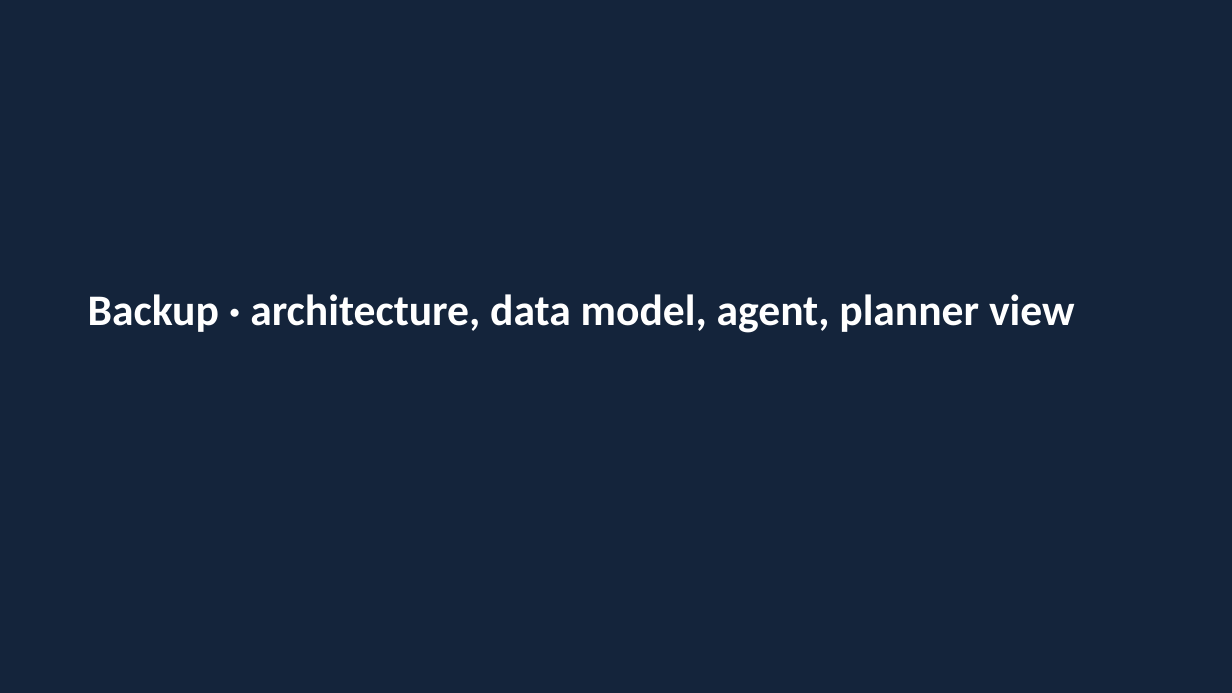
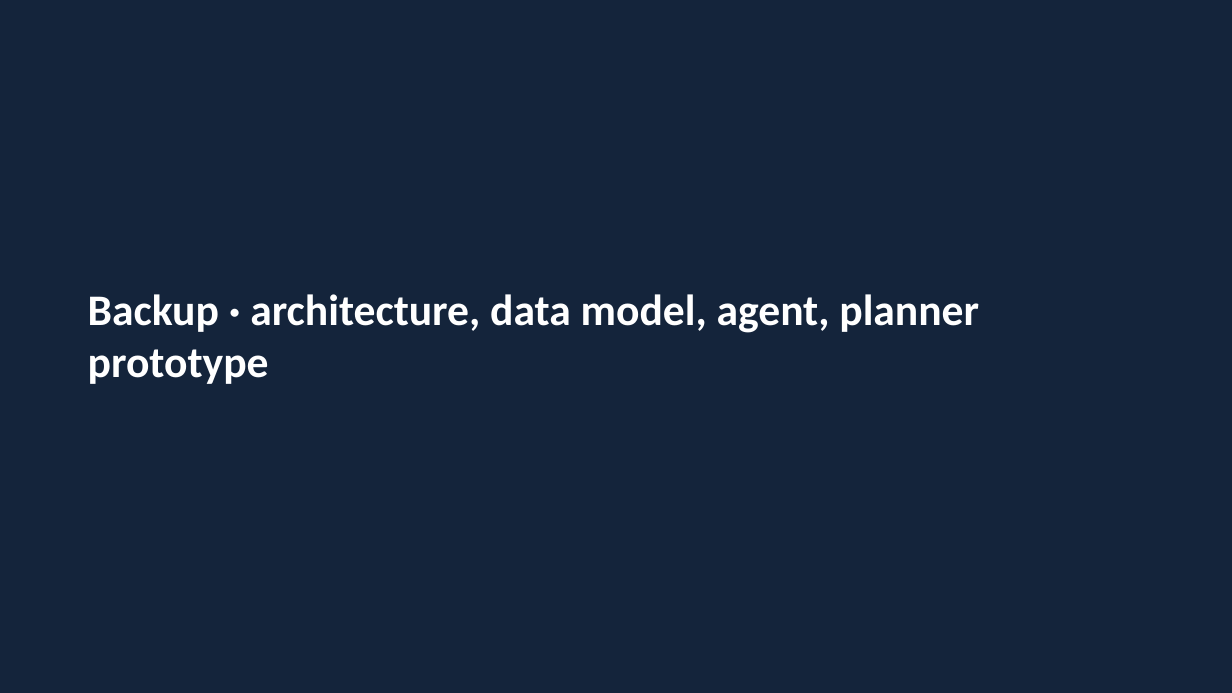
Before and after one commit to rpad300/ULTRA_IA_ASSISTANT, a slide deck: slide 12 of docs/ferronova-takehome/ferronova-pitch.pptx (slide 10 before the commit). Drawn at 1232x693 pixels with LibreOffice and Linux fonts; fonts in the diff are those of the drawing. Boxes give left, top, right and bottom in pixels: in the first picture for what was removed or moved away, otherwise in the second. Text is boxed around its words. In the diff, an @@ line names an element or a change of style, - is before the commit and + after.

```diff
--- a/docs/ferronova-takehome/ferronova-pitch.pptx
+++ b/docs/ferronova-takehome/ferronova-pitch.pptx
@@ text at (88, 294, 979, 384): text changed @@
-Backup · architecture, data model, agent, planner view
+Backup · architecture, data model, agent, planner prototype
```
Also in this commit, not shown: 11 other slides changed, 4 slides added, 2 slides removed, 14 other files.
